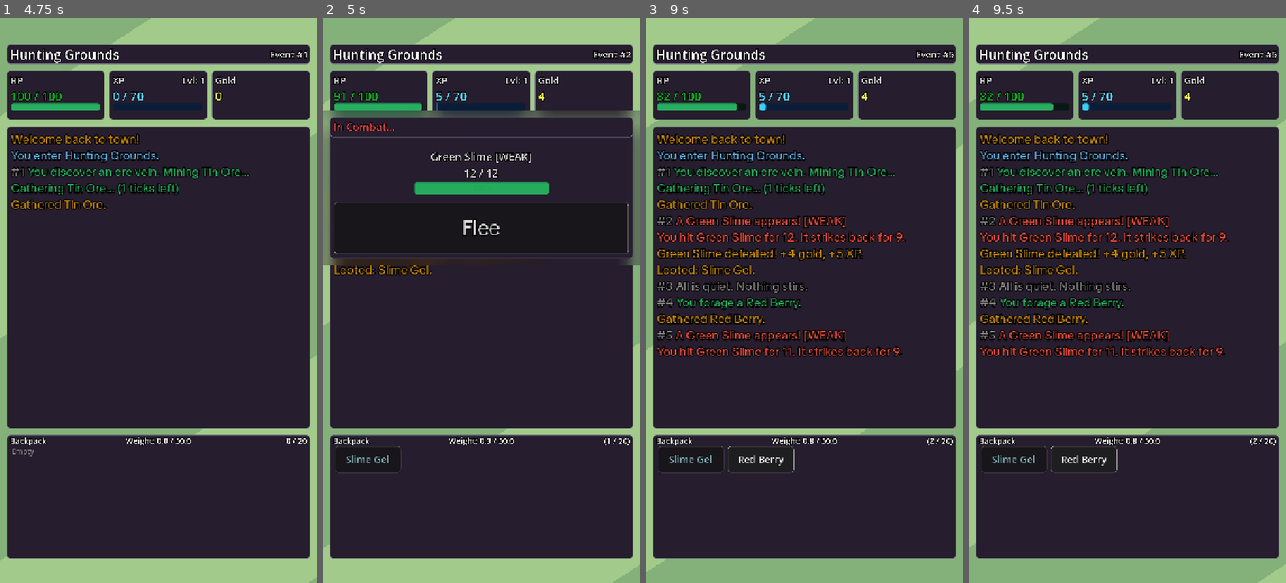
Above: before the commit, frames 1-4 (left to right).
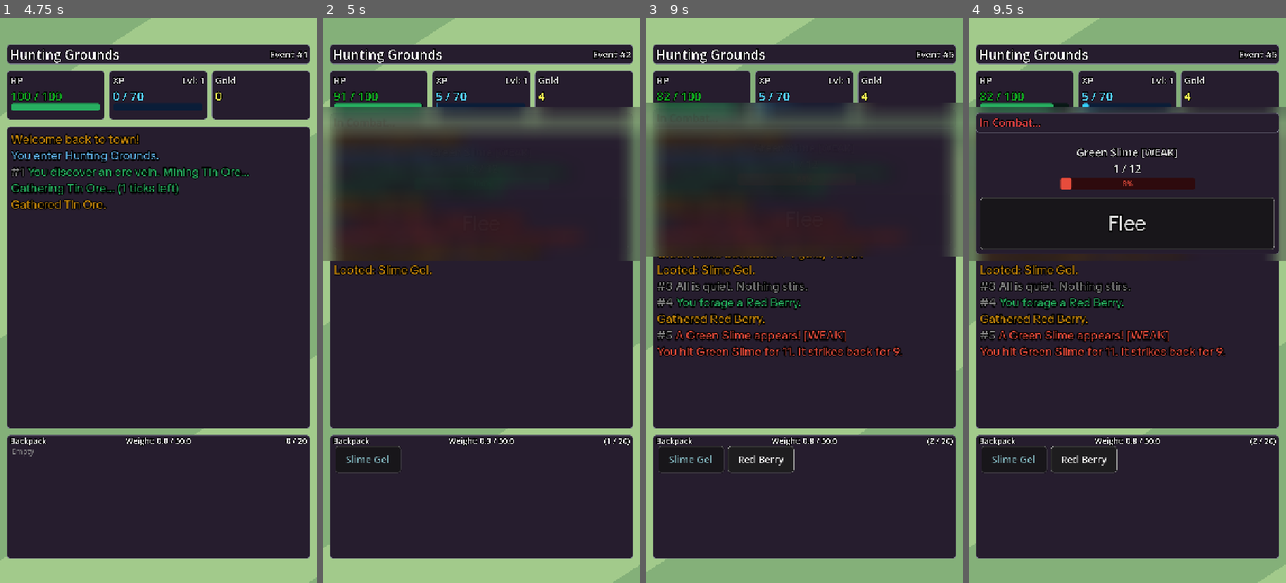
Above: after the commit, the same moments.

Repository: Nano95/project_RUNES
Game: Godot game, scene res://Scenes/Main.tscn
Same seed, same stepped clock (60 frames per second), same inputs: the game is played once before the commit and once after it.
Inputs (mouse positions are in pixels of both pictures, inside the frame that each line leads up to):
- Up to frame 1 (4.75 s): click "Choose Area" at 0.5 s; click "Hunting Grounds" at 1.25 s; move the mouse to (228, 272) at 2.02 s; click (228, 272) at 2.17 s; drag from (95, 328) to (142, 413) at 2.77 s; move the mouse to (190, 176) at 3.52 s; click (190, 176) at 3.67 s; drag from (142, 413) to (63, 215) at 4.27 s
- Up to frame 2 (5 s): no input
- Up to frame 3 (9 s): click "Slime Gel" at 5 s; click "Slime Gel" at 5.75 s; click "Slime Gel" at 6.5 s; move the mouse to (899, 385) at 7.27 s; click (899, 385) at 7.42 s; click "Red Berry" at 8 s; click "Red Berry" at 8.75 s
- Up to frame 4 (9.5 s): no input

Frame 1 is identical in both runs. In frame 2, 10% of the frame differs, in the area x 0-100%, y 15-44%; in frame 3, 12%, in the area x 0-100%, y 15-43%; in frame 4, 9.7%.

Commit message:
Some Small touches

Diff:
--- a/Scenes/MainController.tscn
+++ b/Scenes/MainController.tscn
@@ -1929,6 +1929,7 @@
 text = "Close"
 
 [node name="StorageModal" type="ColorRect" parent="UIController" unique_id=700632207 node_paths=PackedStringArray("back …(248 unchanged characters)…
+visible = false
 material = SubResource("ShaderMaterial_ds30n")
 layout_mode = 1
 anchors_preset = 15
--- a/Scripts/MonsterBattleOverlay.gd
+++ b/Scripts/MonsterBattleOverlay.gd
@@ -29,7 +29,7 @@
 	updateHPColor(monsterMaxHp)
 	fleeButton.disabled = false
 	fleeButton.text = "Flee"
-	show()
+	Utils.animate_modal_entry(self)
 
 func onCombatTick(_playerDmg: int, _monsterDmg: int, monsterHpLeft: int) -> void:
 	var hpLeft = max(0, monsterHpLeft)
--- a/Scripts/UIController.gd
+++ b/Scripts/UIController.gd
@@ -20,8 +20,6 @@
 @export var areaSystem: AreaSystem
 @export var adventuringRow: HBoxContainer
 @export var inventoryPanel: Panel
-@export var continueButton: Button
-@export var retreatButton: Button
 
 var main:MainNode
 
